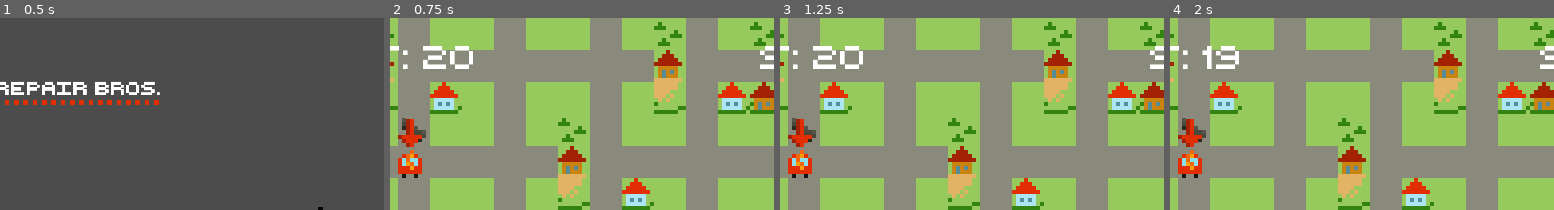
Above: before the commit, frames 1-4 (left to right).
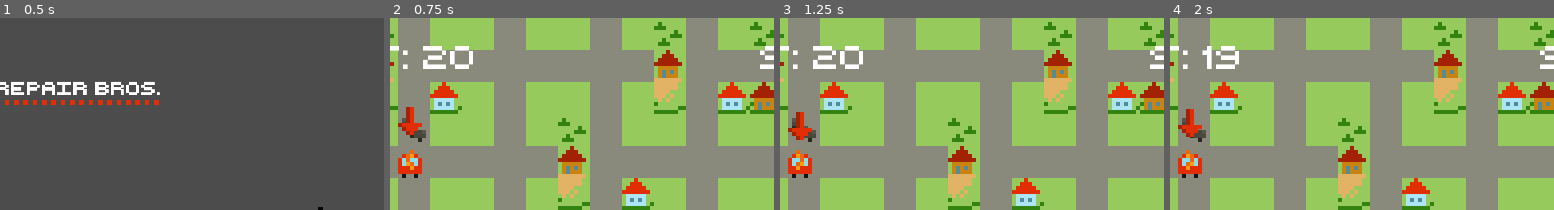
Above: after the commit, the same moments.

Repository: super-repair-bros/super-repair-bros
Game: Godot game, scene res://Scenes/TitleScreen/TitleScreen.tscn
Same seed, same stepped clock (60 frames per second), same inputs: the game is played once before the commit and once after it.
Inputs (mouse positions are % of the whole screen's width and height, from its top left):
- Up to frame 1 (0.5 s): no input
- Up to frame 2 (0.75 s): click (30, 40) at 0.5 s
- Up to frame 3 (1.25 s): no input
- Up to frame 4 (2 s): hold D (right) from 1.28 s (still down)
The pictures show only the part of the screen within x 28-78%, y 0-50%; the shares and areas given below are measured in that part.

Frame 1 is identical in both runs. In frame 2, 0.6% of the frame differs, in the area x 2-9%, y 46-68%; in frame 3, 0.7%; in frame 4, 0.7%, in the area x 2-9%, y 47-80%.

Commit message:
fixed animation of broken

Diff:
--- a/Scenes/Wrack/Wrack.tscn
+++ b/Scenes/Wrack/Wrack.tscn
@@ -12,6 +12,7 @@
 extents = Vector2( 3.00247, 3.016 )
 
 [sub_resource type="Animation" id=3]
+resource_name = "broken"
 length = 0.4
 loop = true
 tracks/0/type = "value"
@@ -43,11 +44,12 @@
 script = ExtResource( 3 )
 
 [node name="Arrow" type="Sprite" parent="."]
-position = Vector2( 3.8147e-06, -7.63291 )
+position = Vector2( 0, -9.92293 )
 texture = ExtResource( 2 )
 
 [node name="BrokenCar" type="Sprite" parent="."]
 texture = ExtResource( 1 )
+flip_h = true
 
 [node name="CollisionShape2D" type="CollisionShape2D" parent="."]
 shape = SubResource( 1 )
@@ -58,7 +60,7 @@
 shape = SubResource( 2 )
 
 [node name="AnimationPlayer" type="AnimationPlayer" parent="."]
-anims/broken = SubResource( 2 )
+anims/broken = SubResource( 3 )
 
 [node name="AudioStreamPlayer2D" type="AudioStreamPlayer2D" parent="."]
 stream = ExtResource( 4 )
--- a/project.godot
+++ b/project.godot
@@ -34,32 +34,24 @@
 "deadzone": 0.5,
 "events": [ Object(InputEventKey,"resource_local_to_scene":false,"resource_name":"","device":0,"alt":false,"shift":false,"control":false,"meta":false,"command":false,"pressed":false,"scancode":87,"unicode":0,"echo":false,"script":null)
 , Object(InputEventKey,"resource_local_to_scene":false,"resource_name":"","device":0,"alt":false,"shift":false,"control":false,"meta":false,"command":false,"pressed":false,"scancode":16777232,"unicode":0,"echo":false,"script":null)
-, Object(InputEventJoypadButton,"resource_local_to_scene":false,"resource_name":"","device":-1,"button_index":12,"pressure":0.0,"pressed":false,"script":null)
-, Object(InputEventJoypadMotion,"resource_local_to_scene":false,"resource_name":"","device":-1,"axis":1,"axis_value":-1.0,"script":null)
  ]
 }
 right={
 "deadzone": 0.5,
 "events": [ Object(InputEventKey,"resource_local_to_scene":false,"resource_name":"","device":0,"alt":false,"shift":false,"control":false,"meta":false,"command":false,"pressed":false,"scancode":68,"unicode":0,"echo":false,"script":null)
 , Object(InputEventKey,"resource_local_to_scene":false,"resource_name":"","device":0,"alt":false,"shift":false,"control":false,"meta":false,"command":false,"pressed":false,"scancode":16777233,"unicode":0,"echo":false,"script":null)
-, Object(InputEventJoypadButton,"resource_local_to_scene":false,"resource_name":"","device":-1,"button_index":15,"pressure":0.0,"pressed":false,"script":null)
-, Object(InputEventJoypadMotion,"resource_local_to_scene":false,"resource_name":"","device":-1,"axis":0,"axis_value":1.0,"script":null)
  ]
 }
 down={
 "deadzone": 0.5,
 "events": [ Object(InputEventKey,"resource_local_to_scene":false,"resource_name":"","device":0,"alt":false,"shift":false,"control":false,"meta":false,"command":false,"pressed":false,"scancode":83,"unicode":0,"echo":false,"script":null)
 , Object(InputEventKey,"resource_local_to_scene":false,"resource_name":"","device":0,"alt":false,"shift":false,"control":false,"meta":false,"command":false,"pressed":false,"scancode":16777234,"unicode":0,"echo":false,"script":null)
-, Object(InputEventJoypadButton,"resource_local_to_scene":false,"resource_name":"","device":-1,"button_index":13,"pressure":0.0,"pressed":false,"script":null)
-, Object(InputEventJoypadMotion,"resource_local_to_scene":false,"resource_name":"","device":-1,"axis":1,"axis_value":1.0,"script":null)
  ]
 }
 left={
 "deadzone": 0.5,
 "events": [ Object(InputEventKey,"resource_local_to_scene":false,"resource_name":"","device":0,"alt":false,"shift":false,"control":false,"meta":false,"command":false,"pressed":false,"scancode":65,"unicode":0,"echo":false,"script":null)
 , Object(InputEventKey,"resource_local_to_scene":false,"resource_name":"","device":0,"alt":false,"shift":false,"control":false,"meta":false,"command":false,"pressed":false,"scancode":16777231,"unicode":0,"echo":false,"script":null)
-, Object(InputEventJoypadButton,"resource_local_to_scene":false,"resource_name":"","device":-1,"button_index":14,"pressure":0.0,"pressed":false,"script":null)
-, Object(InputEventJoypadMotion,"resource_local_to_scene":false,"resource_name":"","device":-1,"axis":0,"axis_value":-1.0,"script":null)
  ]
 }
 
Not shown: 1 places in Scenes/Wrack/Wrack.tscn that only renumber resources
